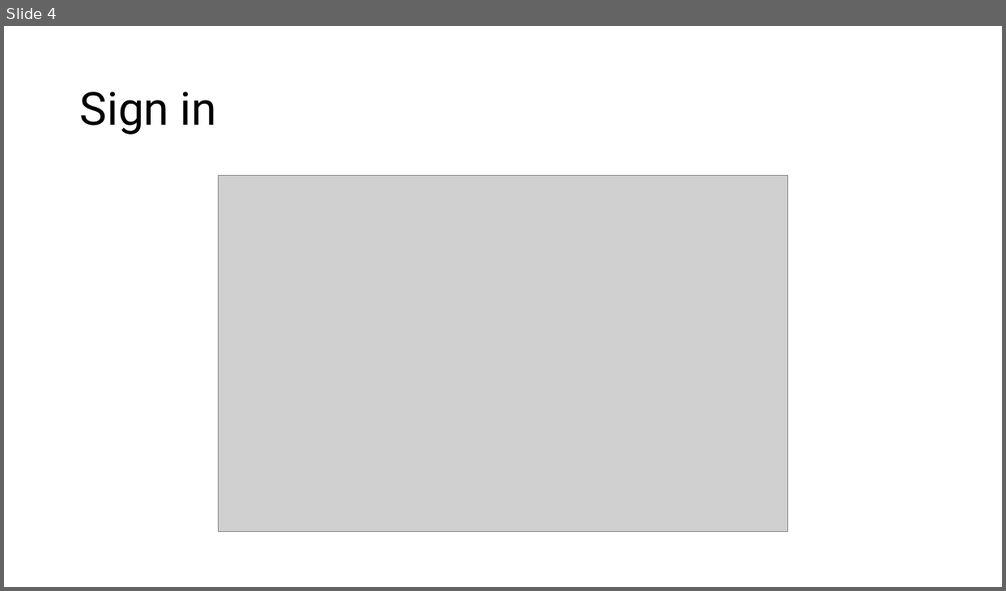
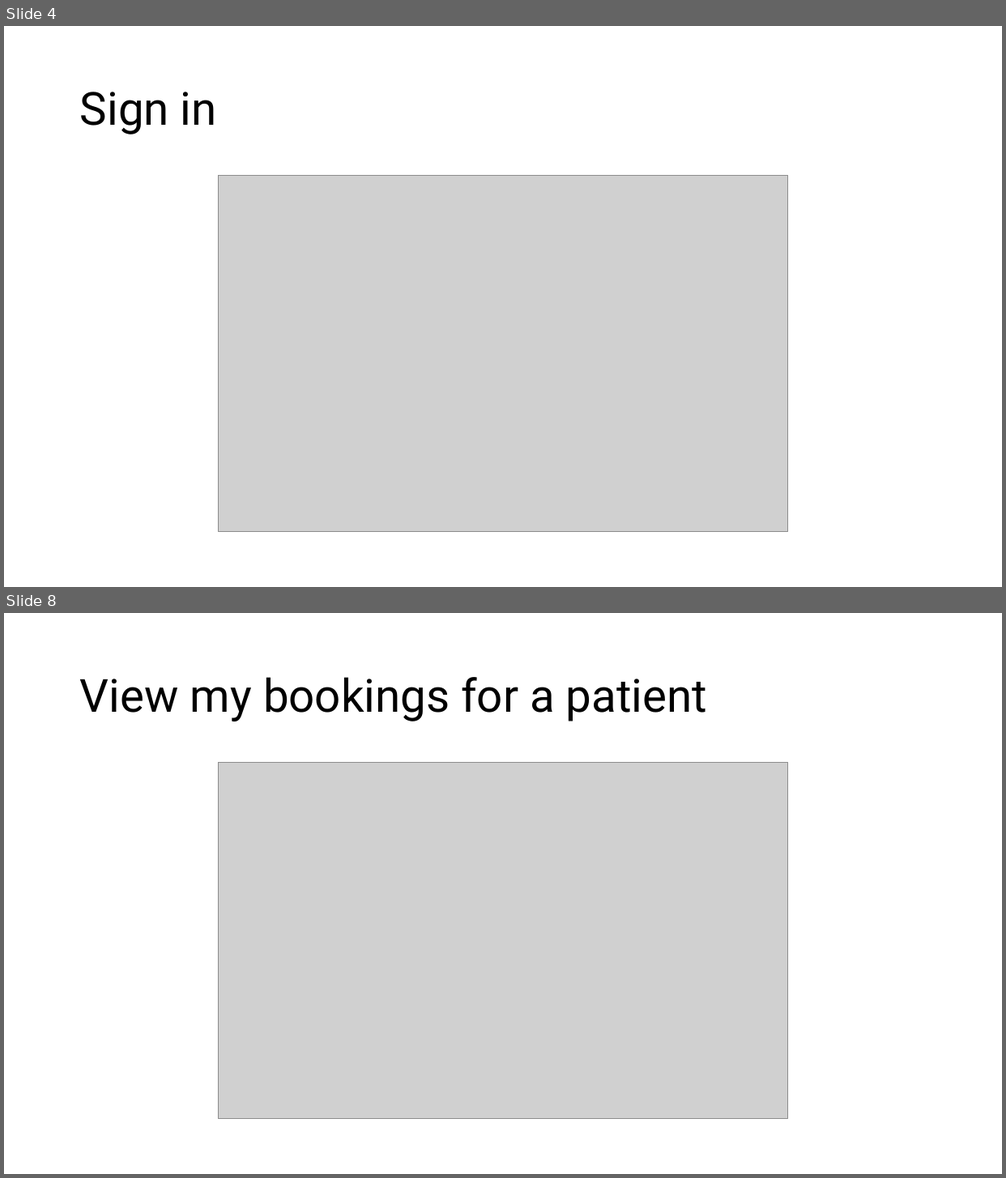
Before and after one commit to PeterCullenBurbery/software-engineering-2, a slide deck: presentation.pptx. Shown one above the other, each under a label of ours: slide 4 before the commit, slides 4 and 8 after it; the slides between them are not shown. The pictures are 1006x591 and 1006x1178 pixels, drawn with LibreOffice and Linux fonts; fonts in the diff are those of the drawing; grey boxes stand for pictures. Boxes give left, top, right and bottom in pixels: in the first picture for what was removed or moved away, otherwise in the second. Text is boxed around its words. In the diff, an @@ line names an element or a change of style, - is before the commit and + after.

```diff
--- a/presentation.pptx
+++ b/presentation.pptx
@@ slide 8 added at bbox=[4, 613, 1002, 1174], background #FFFFFF @@
@@ title added at bbox=[80, 677, 707, 722], 44 pt, text #000000 @@
+View my bookings for a patient
@@ picture added at bbox=[218, 763, 788, 1119] @@
```
Also in this commit, not shown: 7 other slides added, 1 slide removed.
